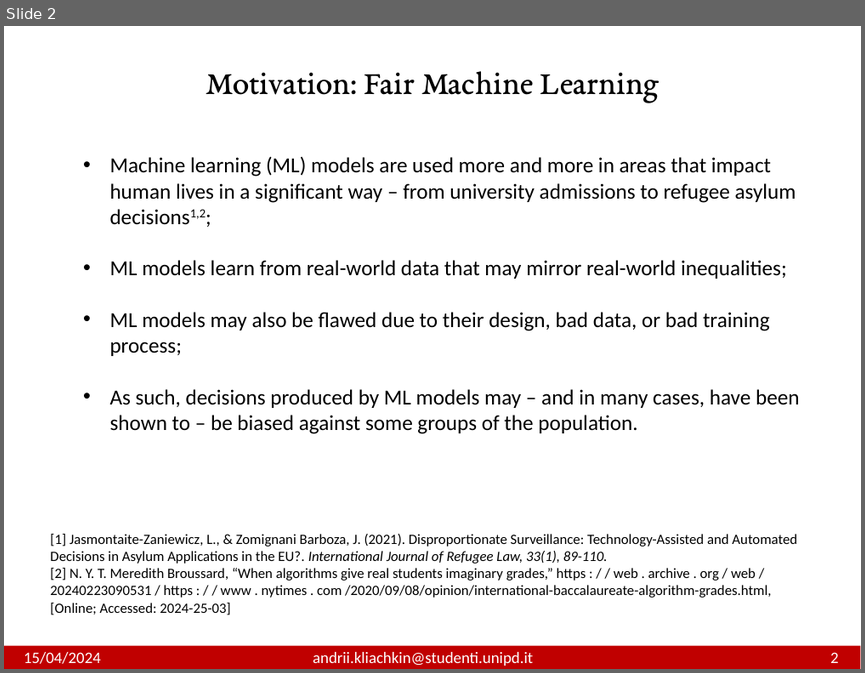
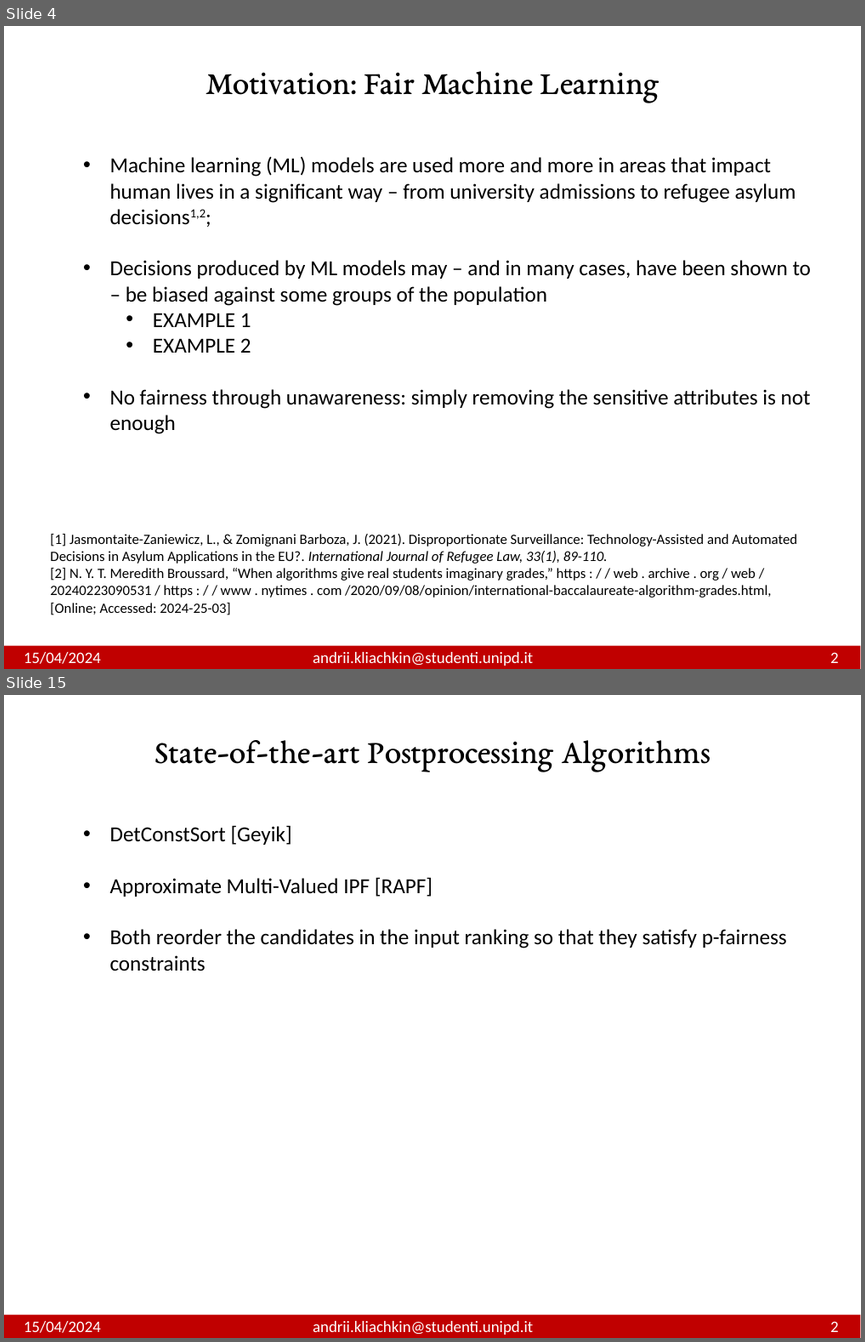
Before and after one commit to andrewklayk/unipd_thesis, a slide deck: AndriiKliachkin.pptx. Shown one above the other, each under a label of ours: slide 2 before the commit, slides 4 and 15 after it; the slides between them are not shown. The pictures are 865x673 and 865x1342 pixels, drawn with LibreOffice and Linux fonts; fonts in the diff are those of the drawing. Boxes give left, top, right and bottom in pixels: in the first picture for what was removed or moved away, otherwise in the second. Text is boxed around its words. In the diff, an @@ line names an element or a change of style, - is before the commit and + after.

```diff
--- a/AndriiKliachkin.pptx
+++ b/AndriiKliachkin.pptx
@@ slide 15 added at box(4, 695, 861, 1338), background #FFFFFF @@
@@ text added at box(155, 740, 710, 771), 28 pt, text #000000 @@
+State-of-the-art Postprocessing Algorithms
@@ text added at box(110, 825, 787, 971), 18 pt, text #000000 @@
+• DetConstSort [Geyik]
+• Approximate Multi-Valued IPF [RAPF]
+• Both reorder the candidates in the input ranking so that they satisfy p-fairness constraints
@@ rectangle added at box(4, 1315, 861, 1338), fill #C00000 @@
@@ text added at box(24, 1321, 839, 1334), 13.5 pt, text #FFFFFF @@
+15/04/2024 andrii.kliachkin@studenti.unipd.it 2
@@ what was slide 2 is now slide 4 @@
@@ slide 4 changed as well @@
@@ text at box(110, 260, 811, 434): text changed @@
-• ML models learn from real-world data that may mirror real-world inequalities;
-• ML models may also be flawed due to their design, bad data, or bad training process;
-• As such, decisions produced by ML models may – and in many cases, have been shown to – be biased against some groups of the population.
+• Decisions produced by ML models may – and in many cases, have been shown to – be biased against some groups of the population
+  • EXAMPLE 1
+  • EXAMPLE 2
+• No fairness through unawareness: simply removing the sensitive attributes is not enough
```
Also in this commit, not shown: 1 other slide changed, 28 other slides added, 24 other files.
